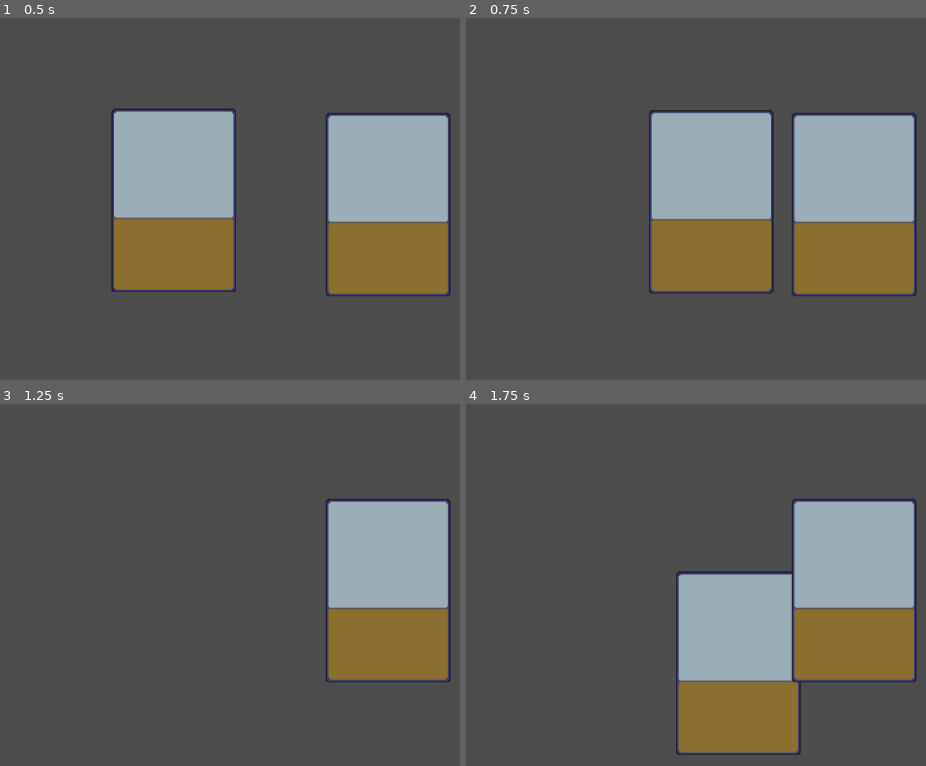
Above: before the commit, frames 1-4 (two rows, left to right).
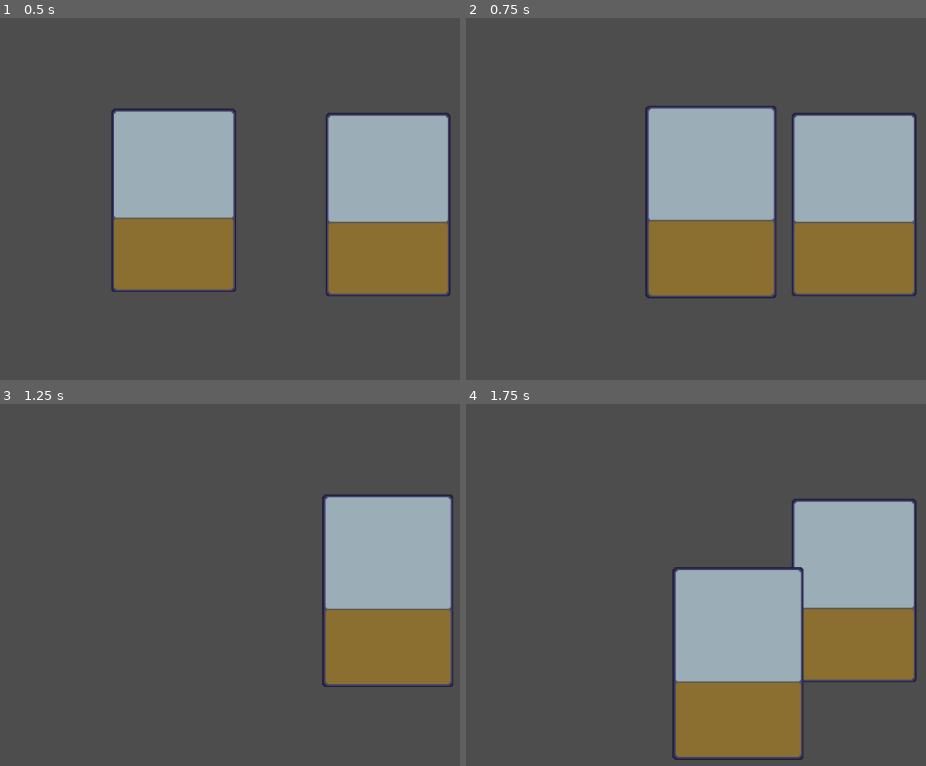
Above: after the commit, the same moments.

Repository: shanearthur/htbg-casters
Game: Godot game, scene res://scenes/main.tscn
Two runs of this game, one before a commit and one after it. Both use one fixed random seed, a clock stepped at 60 frames per second and the inputs below.
Inputs (mouse positions are in pixels of both pictures, inside the frame that each line leads up to):
- Up to frame 1 (0.5 s): no input
- Up to frame 2 (0.75 s): tap Enter at 0.5 s; drag from (640, 199) to (852, 206) at 0.52 s
- Up to frame 3 (1.25 s): no input
- Up to frame 4 (1.75 s): tap Space at 1.25 s; drag from (852, 592) to (737, 664) at 1.27 s

Frame 1 is identical in both runs. In frame 2, 2.4% of the frame differs, in the area x 38-68%, y 24-78%; in frame 3, 2.5%; in frame 4, 3.0%, in the area x 44-74%, y 45-99%.

Commit message:
add onhover highlight effect

Diff:
--- a/scripts/card_manager.gd
+++ b/scripts/card_manager.gd
@@ -38,11 +38,24 @@
 
 
 func on_hovered_over_card(card):
-	print("hovered")
+	highlight_card(card, true)
 
 
 func on_hovered_off_card(card):
-	print("hovered off")
+	highlight_card(card, false)
+
+
+func highlight_card(card, hovered):
+	if hovered:
+		# make a bit bigger
+		card.scale = Vector2(1.05, 1.05)
+		# bring to front
+		card.z_index = 2
+	else:
+		# return to original size
+		card.scale = Vector2(1, 1)
+		# return to original depth
+		card.z_index = 1
 
 
 func castcheck_for_card():
